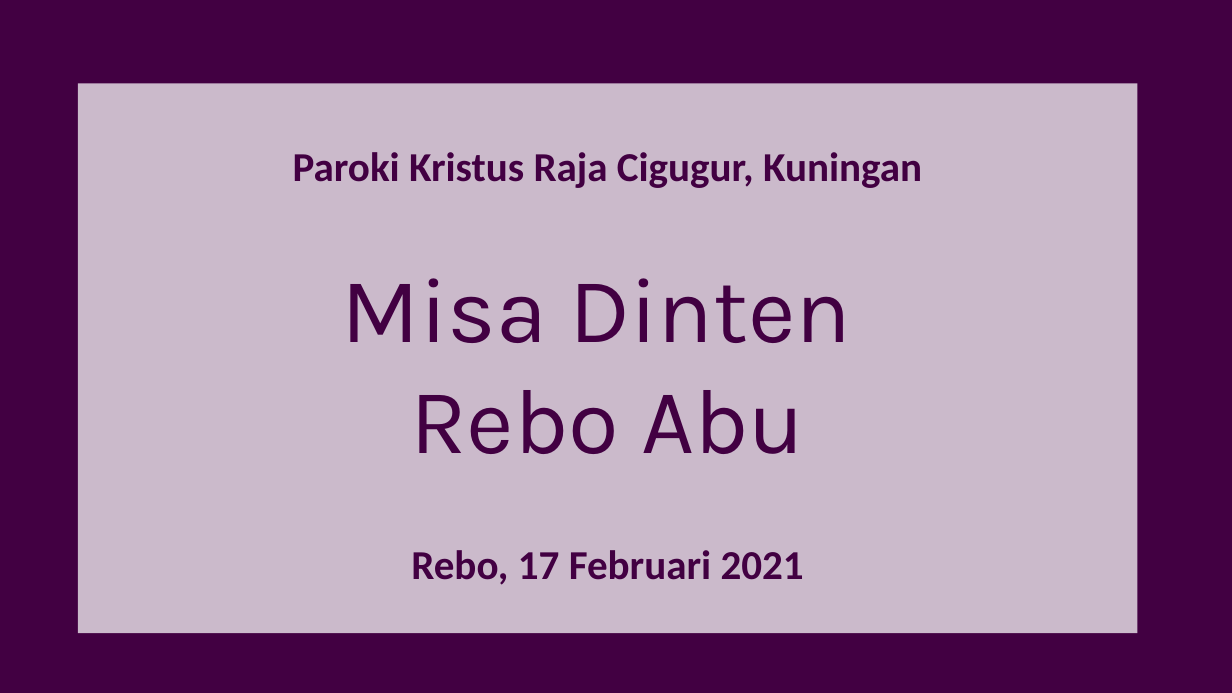
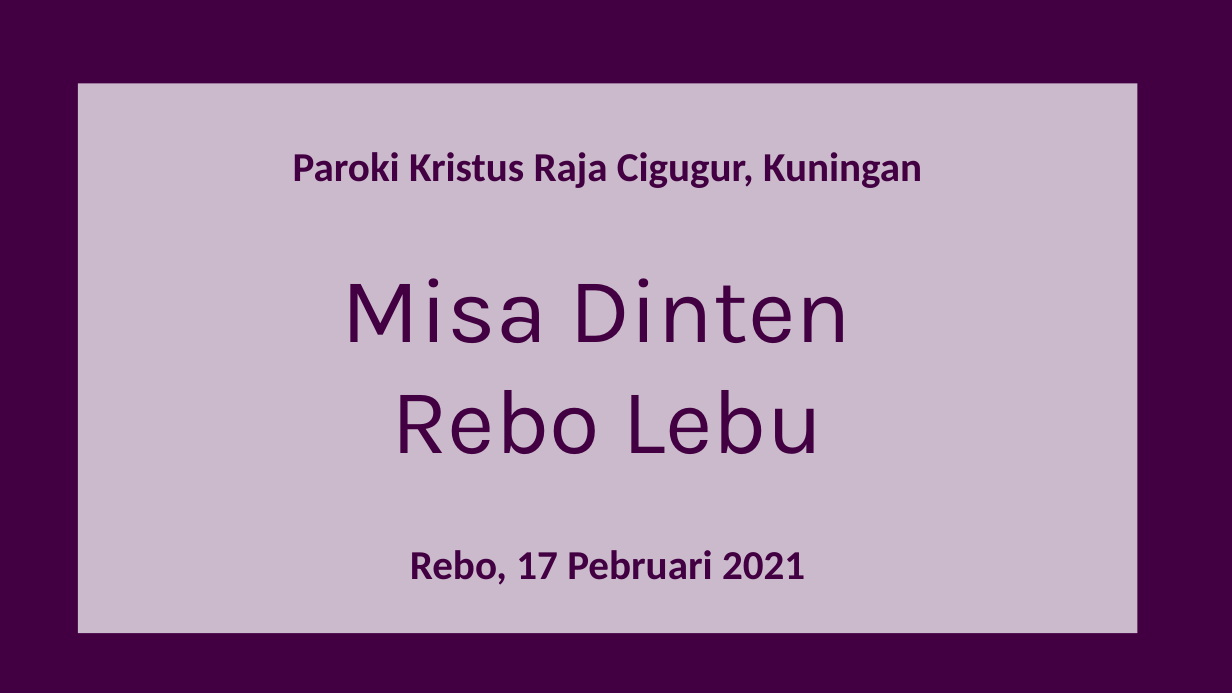
Before and after one commit to laurensius/Slide_Misa_KRC, a slide deck: slide 1 of 2021 02 tanggal 17 (Rabu Abu)/Bahasa Sunda (Pagi - Sore).pptx. Drawn at 1232x693 pixels with LibreOffice and Linux fonts; fonts in the diff are those of the drawing. Boxes give left, top, right and bottom in pixels: in the first picture for what was removed or moved away, otherwise in the second. Text is boxed around its words. In the diff, an @@ line names an element or a change of style, - is before the commit and + after.

```diff
--- a/2021 02 tanggal 17 (Rabu Abu)/Bahasa Sunda (Pagi - Sore).pptx
+++ b/2021 02 tanggal 17 (Rabu Abu)/Bahasa Sunda (Pagi - Sore).pptx
@@ title at [342, 278, 851, 454]: text changed @@
-Misa Dinten
-Rebo Abu
+Misa Dinten
+Rebo Lebu
@@ subtitle at [410, 550, 805, 585]: text changed @@
-Rebo, 17 Februari 2021
+Rebo, 17 Pebruari 2021
```
Also in this commit, not shown: 21 other slides changed, 31 other files.
